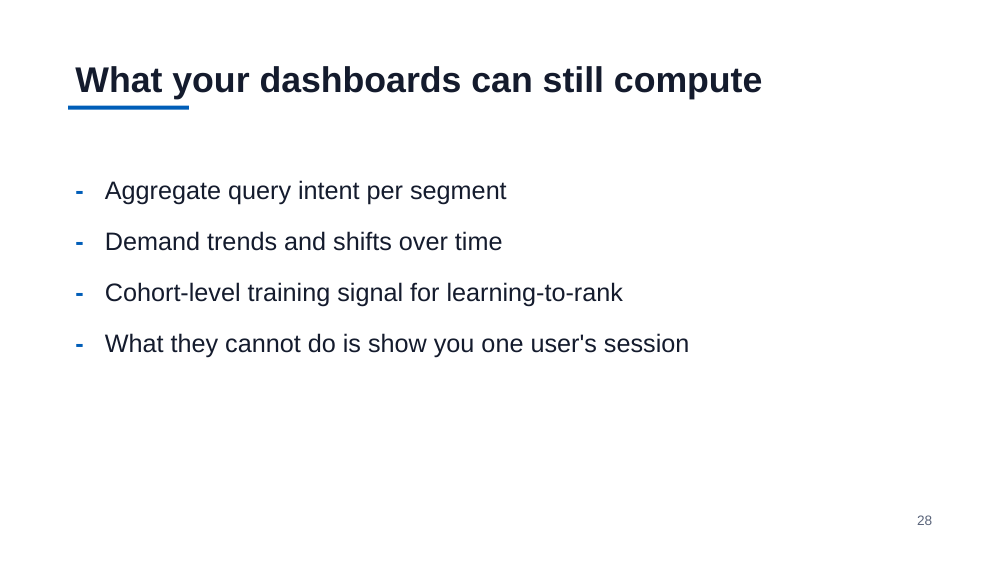
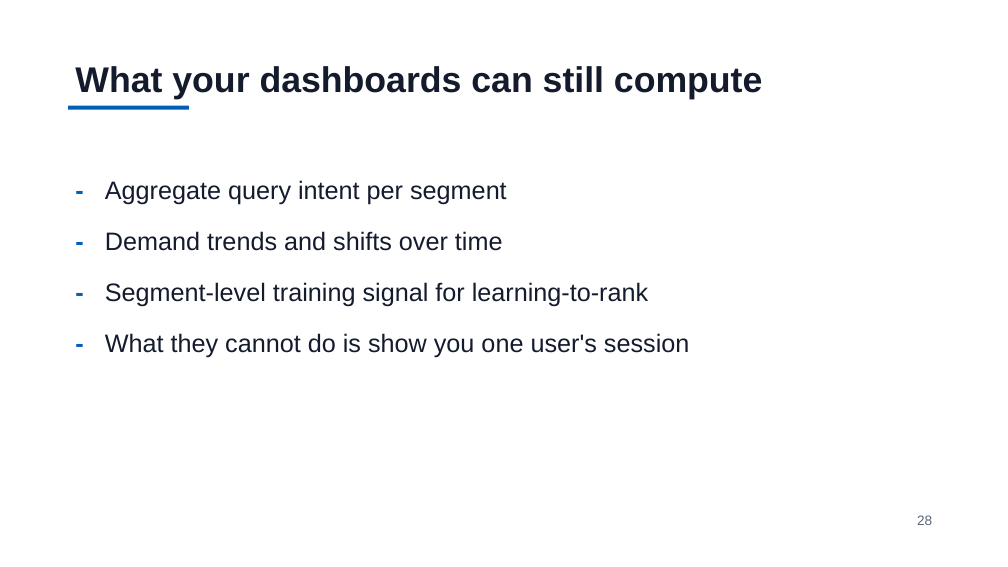
Before and after one commit to jzonthemtn/ldp-for-search, a slide deck: slide 28 of ldp_for_search_slides.pptx. Drawn at 1008x567 pixels with LibreOffice and Linux fonts; fonts in the diff are those of the drawing. Boxes give left, top, right and bottom in pixels: in the first picture for what was removed or moved away, otherwise in the second. Text is boxed around its words. In the diff, an @@ line names an element or a change of style, - is before the commit and + after.

```diff
--- a/ldp_for_search_slides.pptx
+++ b/ldp_for_search_slides.pptx
@@ text at (105, 282, 648, 307): text changed @@
-- Cohort-level training signal for learning-to-rank
+- Segment-level training signal for learning-to-rank
```
Also in this commit, not shown: 9 other slides changed, 2 slides added, 2 slides removed, 8 other files.
